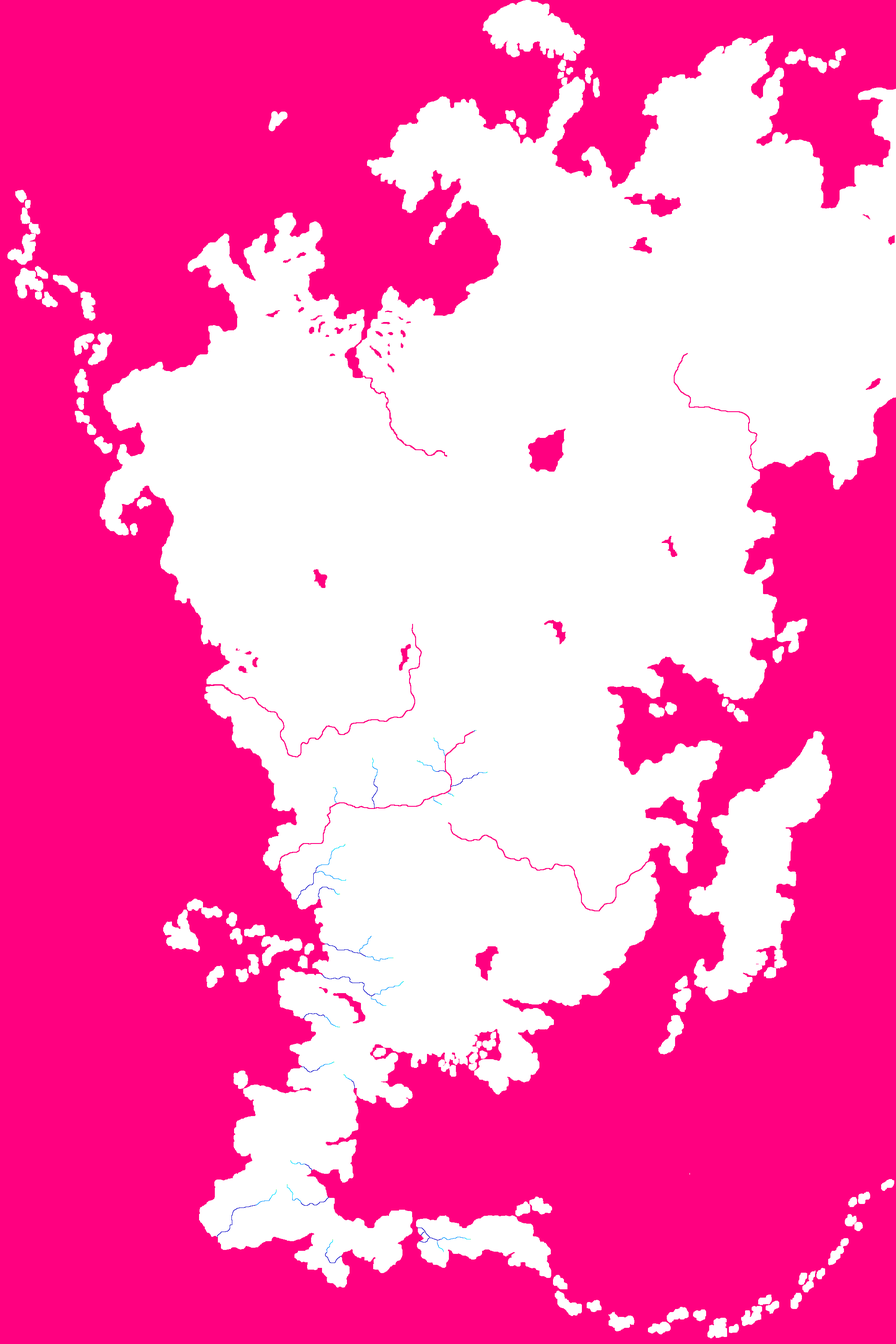
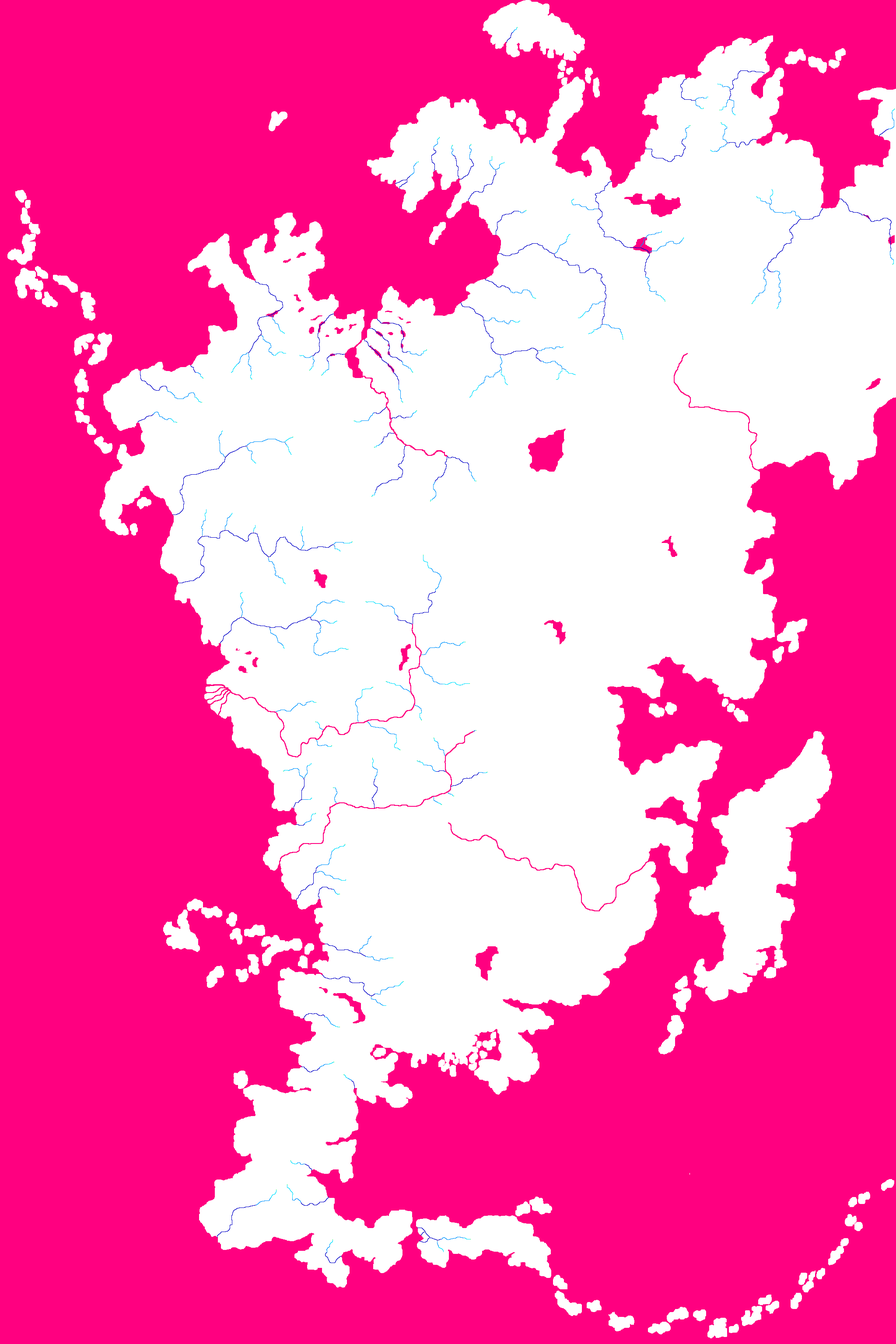
Layered file, before and after one edit (896x1344). Changes by layer:
painted on "Ebene 0" over (137, 27, 895, 826)
